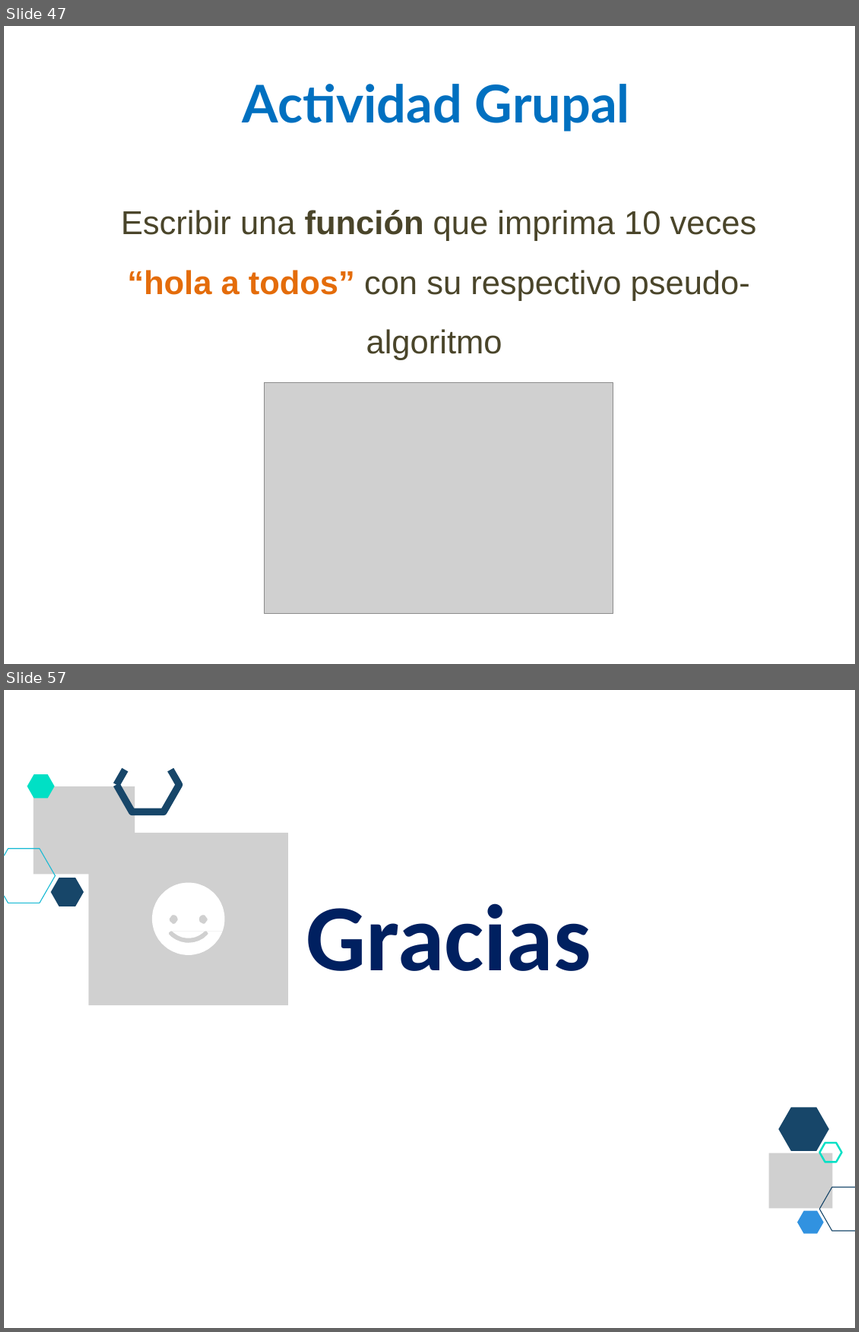
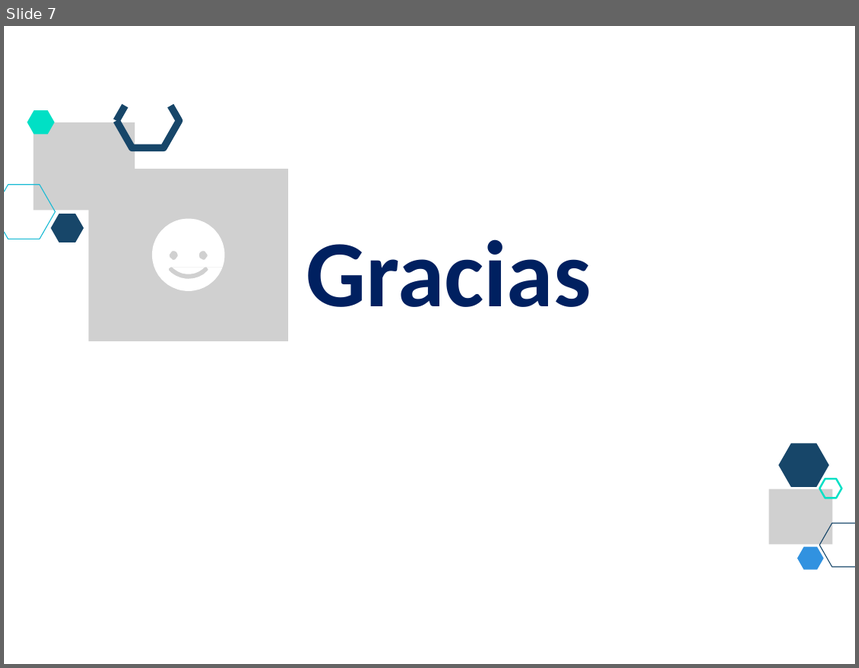
Before and after one commit to lizetheP/Tecnologias, a slide deck: Calendario/Presentaciones/0_Colores.pptx. Shown one above the other, each under a label of ours: slides 47 and 57 before the commit, slide 7 after it; the slides between them are not shown. The pictures are 859x1332 and 859x668 pixels, drawn with LibreOffice and Linux fonts; fonts in the diff are those of the drawing; grey boxes stand for pictures. Boxes give left, top, right and bottom in pixels: in the first picture for what was removed or moved away, otherwise in the second. Text is boxed around its words. In the diff, an @@ line names an element or a change of style, - is before the commit and + after.

```diff
--- a/Calendario/Presentaciones/0_Colores.pptx
+++ b/Calendario/Presentaciones/0_Colores.pptx
@@ slide 47 removed at (4, 26, 855, 664), background #FFFFFF @@
@@ text removed at (243, 84, 630, 132) @@
-Actividad Grupal
@@ text removed at (121, 210, 757, 360) @@
-Escribir una función que imprima 10 veces “hola a todos” con su respectivo pseudo-algoritmo
@@ picture removed at (265, 382, 613, 613) @@
@@ what was slide 57 is now slide 7 @@
```
Also in this commit, not shown: 49 other slides removed, 5 other files.
